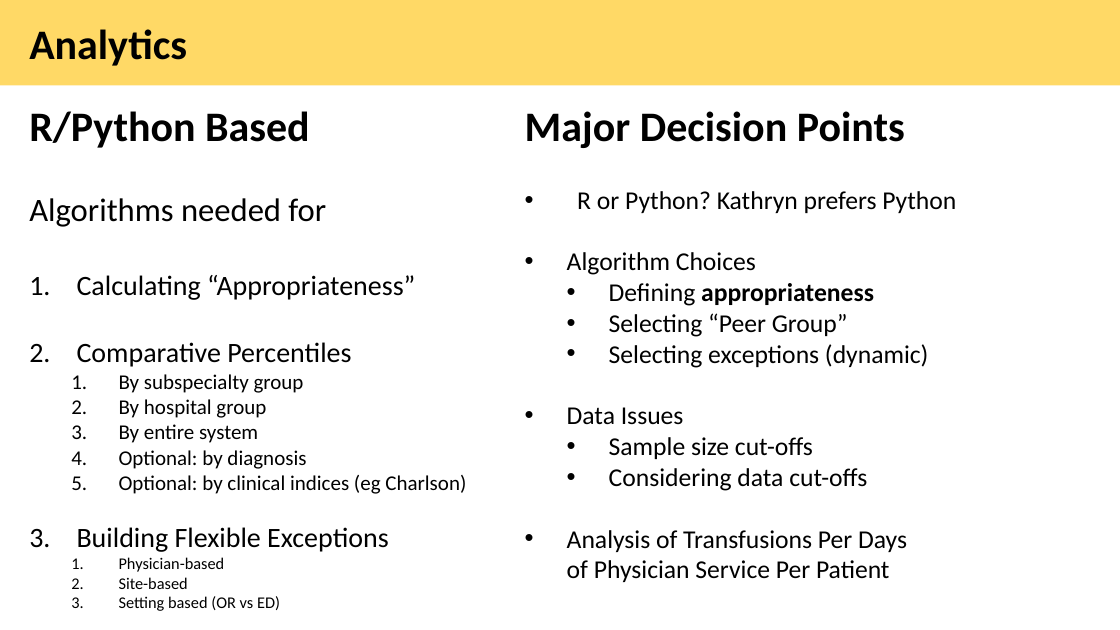
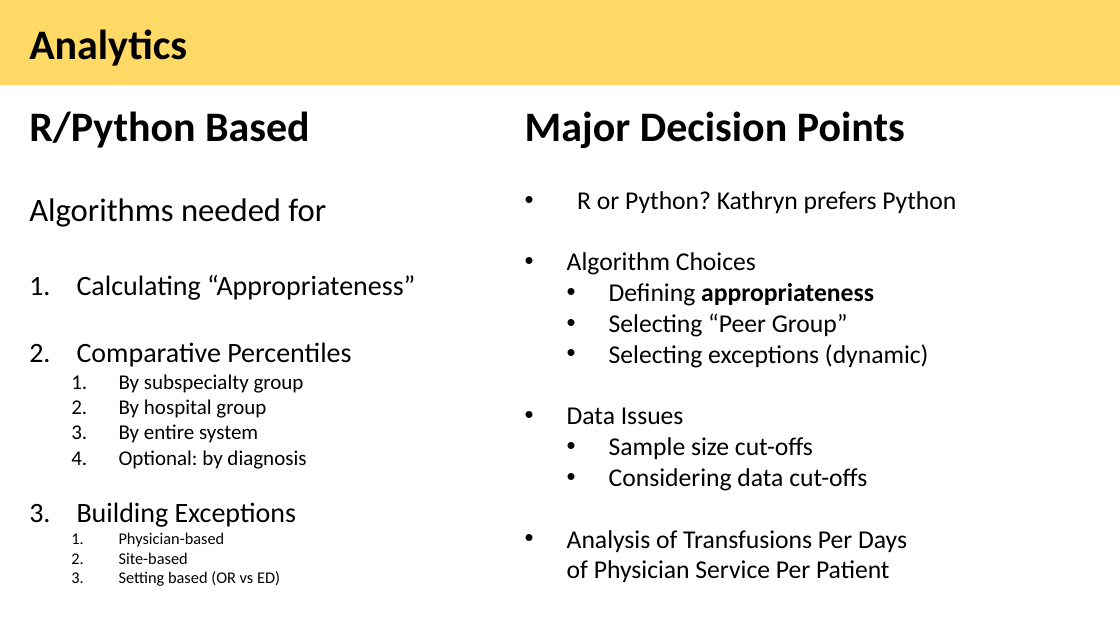
Before and after one commit to RazaS/GADGET_public, a slide deck: slide 4 of GADGET_Blueprint_1.pptx. Drawn at 1120x630 pixels with LibreOffice and Linux fonts; fonts in the diff are those of the drawing. Boxes give left, top, right and bottom in pixels: in the first picture for what was removed or moved away, otherwise in the second. Text is boxed around its words. In the diff, an @@ line names an element or a change of style, - is before the commit and + after.

```diff
--- a/GADGET_Blueprint_1.pptx
+++ b/GADGET_Blueprint_1.pptx
@@ text at box(77, 502, 297, 527): text changed; size 18 to 24 pt @@
-  5. Optional: by clinical indices (eg Charlson)
-3. Building Flexible Exceptions
+3. Building Exceptions
```
Also in this commit, not shown: 2 other slides changed, 3 other files.
